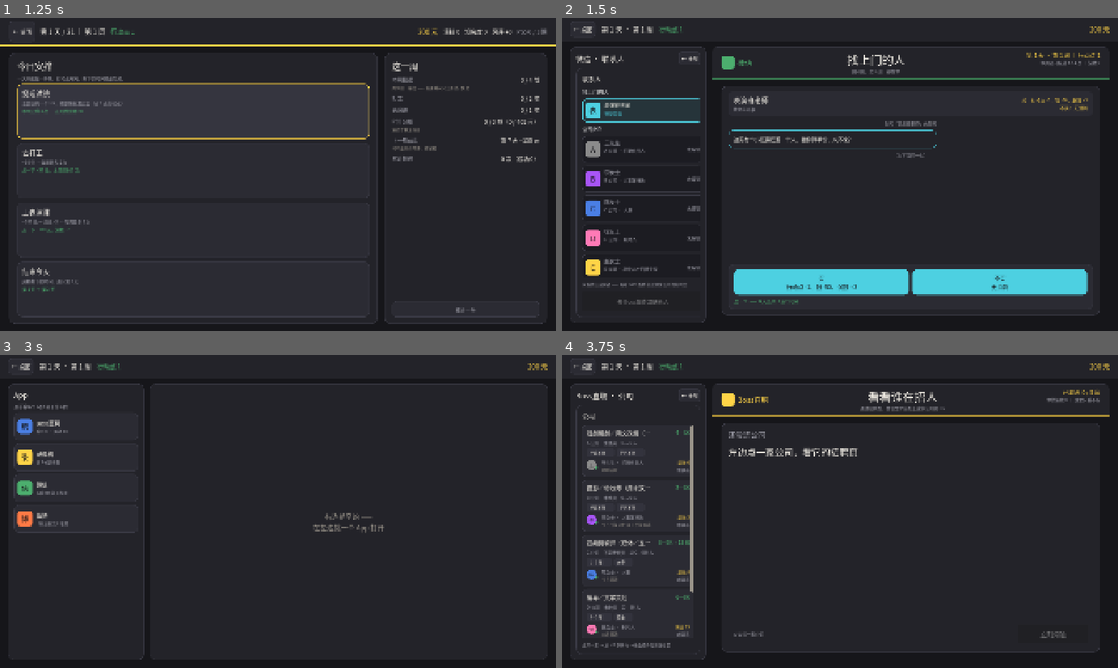
Above: before the commit, frames 1-4 (two rows, left to right).
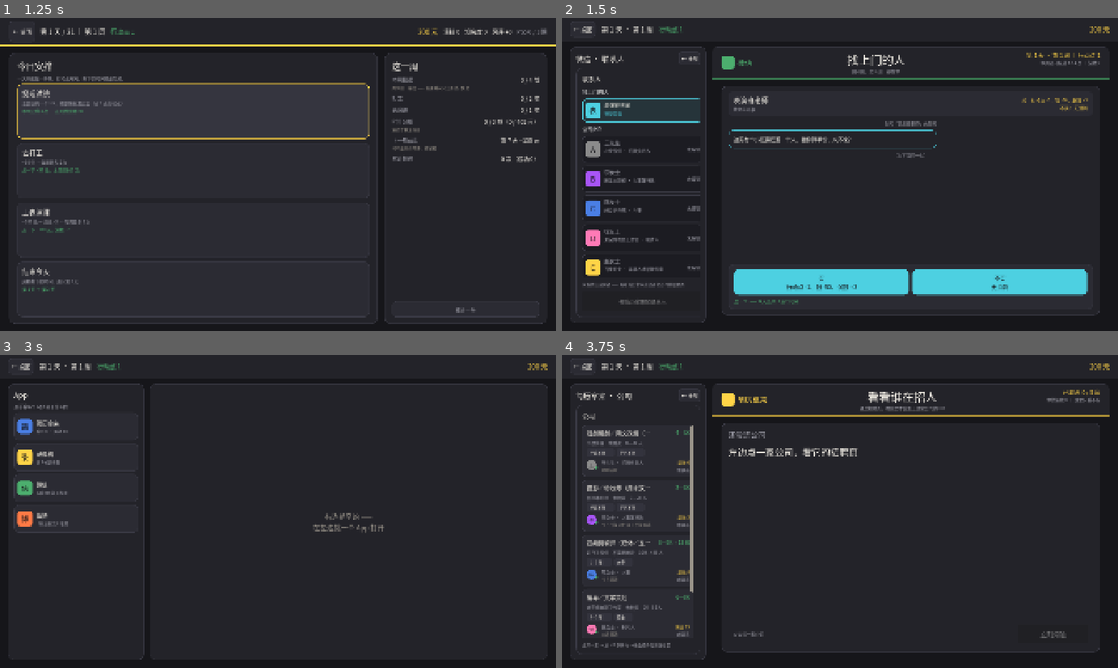
Above: after the commit, the same moments.

Repository: Ttixan/drama-queen
Game: Godot game, scene res://scenes/main_scene.tscn
The game is run twice, just before and just after one commit, with the same random seed, the same clock (stepped at 60 frames per second) and the same inputs.
Inputs (mouse positions are in pixels of both pictures, inside the frame that each line leads up to):
- Up to frame 1 (1.25 s): tap Enter at 0.5 s; drag from (83, 180) to (333, 105) at 0.52 s
- Up to frame 2 (1.5 s): click (756, 111) at 1.25 s
- Up to frame 3 (3 s): click "← 桌面" at 2 s; tap Space at 2.75 s; drag from (250, 564) to (250, 574) at 2.77 s
- Up to frame 4 (3.75 s): click (639, 426) at 3.52 s

Frame 1 is identical in both runs. In frame 2, 0.4% of the frame differs, in the area x 7-23%, y 42-92%; in frame 3, less than 0.1%; in frame 4, 0.7%, in the area x 2-69%, y 11-82%.

Commit message:
公司真名到位（小登传媒/剧是本影视/好日子传媒/未完成电影工作室/百象影业）；App 改名「简历拿来」

Diff:
--- a/data/companies/A.tres
+++ b/data/companies/A.tres
@@ -57,7 +57,7 @@
 script = ExtResource("4_3tmev")
 id = &"A"
 code = "A"
-display_name = "A 公司"
+display_name = "小登传媒"
 conditions = Array[ExtResource("1_3n4am")]([SubResource("Resource_04nrh")])
 roles = Array[ExtResource("3_m8ys4")]([SubResource("Resource_v0kqa"), SubResource("Resource_7afj1"), SubResource("Resource_sgog3")])
 extra_payout = 40
@@ -82,7 +82,7 @@
 薪资：底薪＋过稿提成，多写多得。
 上班时间：9:00 上班，21—23 点下班，不需要倒班。"
 posting_note = "模板里的人名请替换干净，上个月有三部剧认了同一个爹。"
-hint = "A 厂什么都收。别全程一张臭脸就行 —— 他们自己也知道片子烂，不挑。"
+hint = "小登传媒什么都收。别全程一张臭脸就行 —— 他们自己也知道片子烂，不挑。"
 hr_name = "王先生"
 hr_title = "招聘负责人"
 hr_status = "刚刚活跃"
--- a/data/companies/B.tres
+++ b/data/companies/B.tres
@@ -63,7 +63,7 @@
 script = ExtResource("4_6htcd")
 id = &"B"
 code = "B"
-display_name = "B 公司"
+display_name = "剧是本影视"
 tier = 1
 acting_threshold = 3
 conditions = Array[ExtResource("1_bgd73")]([SubResource("Resource_13sw3"), SubResource("Resource_cdox5")])
@@ -92,7 +92,7 @@
 下午茶、生日会、不定期旅游。
 工作时间 9:00—18:00，周末大小休，拍摄时配合项目。
 能接受再沟通。上来就问工资多少、几点下班的，我不知道怎么带你。"
-hint = "B 公司要个讨喜的新人。笑一个就行 —— 但别笑里带火气。"
+hint = "剧是本影视要个讨喜的新人。笑一个就行 —— 但别笑里带火气。"
 hr_name = "李女士"
 hr_title = "人事兼行政"
 hr_status = "今日回复 10+ 次｜回复率高"
--- a/data/companies/C.tres
+++ b/data/companies/C.tres
@@ -62,7 +62,7 @@
 script = ExtResource("4_w6wuu")
 id = &"C"
 code = "C"
-display_name = "C 公司"
+display_name = "好日子传媒"
 tier = 2
 acting_threshold = 8
 conditions = Array[ExtResource("1_gtl06")]([SubResource("Resource_d55ta"), SubResource("Resource_k0jyu")])
@@ -79,7 +79,7 @@
 posting_text = "岗位职责
 1. 负责商业短片及短剧的剪辑、调色、字幕与音效制作。
 2. 配合编导完成成片修改，整理归档项目素材。"
-hint = "C 公司嘴上说「纯真」。重点在纯 —— 掺一点别的情绪就不算数了。"
+hint = "好日子传媒嘴上说「纯真」。重点在纯 —— 掺一点别的情绪就不算数了。"
 hr_name = "陈女士"
 hr_title = "人事"
 hr_status = "今日活跃"
--- a/data/companies/D.tres
+++ b/data/companies/D.tres
@@ -62,7 +62,7 @@
 script = ExtResource("4_f6nd1")
 id = &"D"
 code = "D"
-display_name = "D 公司"
+display_name = "未完成电影工作室"
 tier = 3
 acting_threshold = 15
 conditions = Array[ExtResource("1_0lt77")]([SubResource("Resource_711sn"), SubResource("Resource_p6y5r")])
@@ -79,7 +79,7 @@
 posting_text = "关于我们
 我们相信影像仍然能够呈现人的处境，也愿意为一个人物的沉默留出时间。
 团队专注于具有文学性和作者表达的中短篇影像。寻找有审美判断、有人文关怀，愿意认真完成作品的创作者。"
-hint = "D 公司要「幻灭」。第一帧还亮着，最后一帧得暗下去 —— 一路滑下来，不是中间掉头。"
+hint = "未完成电影工作室要「幻灭」。第一帧还亮着，最后一帧得暗下去 —— 一路滑下来，不是中间掉头。"
 hr_name = "徐女士"
 hr_title = "制片人"
 hr_status = "本周活跃"
--- a/data/companies/E.tres
+++ b/data/companies/E.tres
@@ -68,7 +68,7 @@
 script = ExtResource("4_r4b8a")
 id = &"E"
 code = "E"
-display_name = "E 公司"
+display_name = "百象影业"
 tier = 4
 acting_threshold = 20
 conditions = Array[ExtResource("1_1q5vd")]([SubResource("Resource_dk8u0"), SubResource("Resource_ya4v8"), SubResource("Resource_ubwe2")])
@@ -106,7 +106,7 @@
 生日当天可提前一小时下班，经直属负责人审批后执行。
 集团已有超过一万名同事选择与我们共同成长。
 期待同样不甘平凡的你。"
-hint = "E 厂要「反转」。中间那下得掉头 —— D 家那种慢慢滑下来的，他们看不上。"
+hint = "百象影业要「反转」。中间那下得掉头 —— 未完成电影工作室那种慢慢滑下来的，他们看不上。"
 hr_name = "赵女士"
 hr_title = "高级人才招聘专家"
 hr_status = "刚刚活跃｜今日回复 100+ 次"
--- a/scenes/apps/boss.tscn
+++ b/scenes/apps/boss.tscn
@@ -57,7 +57,7 @@
 
 [node name="BrandText" type="Label" parent="Page/TopBar/TopMargin/TopRow/BrandRow"]
 layout_mode = 2
-text = "Boss直聘"
+text = "简历拿来"
 vertical_alignment = 1
 
 [node name="TopCenter" type="VBoxContainer" parent="Page/TopBar/TopMargin/TopRow"]
--- a/scenes/apps/wechat.tscn
+++ b/scenes/apps/wechat.tscn
@@ -142,7 +142,7 @@
 [node name="GoBossButton" type="Button" parent="Page/BodyWrap/Body/ContactsPanel/ContactsMargin/ContactsBox"]
 custom_minimum_size = Vector2(0, 68)
 layout_mode = 2
-text = "去 Boss直聘 加联系人"
+text = "去简历拿来加联系人"
 
 [node name="ChatPanel" type="PanelContainer" parent="Page/BodyWrap/Body"]
 layout_mode = 2
--- a/scripts/apps/app_catalog.gd
+++ b/scripts/apps/app_catalog.gd
@@ -8,10 +8,13 @@
 ## `mark` 是图标里的那个字。**必须显式写死**：按名字取首字会让「微信」和「微博」
 ## 都显示「微」，两个图标长得一模一样。
 ##
+## 【对外名 vs 内部名】界面上它叫**「简历拿来」**（Boss直聘 的戏仿名），
+## 而代码与文件仍沿用 `boss` 这套内部名 —— 少一层无谓的改动，两边靠这条注释对上。
+##
 ## `hint` 是**悬浮时显示的作用** —— 手机屏左栏拿它当说明文字，
 ## 所以它得是一句人话（「私聊 HR 就是投递」），不是标签。
 const APPS: Array[Dictionary] = [
-	{"name": "Boss直聘", "mark": "聘", "scene": "res://scenes/apps/boss.tscn",
+	{"name": "简历拿来", "mark": "简", "scene": "res://scenes/apps/boss.tscn",
 		"color": UiPalette.BOSS, "hint": "看公司 · 解锁 HR"},
 	{"name": "录像机", "mark": "录", "scene": "res://scenes/minigame/recorder.tscn",
 		"color": UiPalette.ACCENT, "hint": "拼 3 帧表情包"},
--- a/scripts/apps/boss_app.gd
+++ b/scripts/apps/boss_app.gd
@@ -1,5 +1,8 @@
 extends Control
-## Boss直聘 —— 三层：公司列表 → 招聘详情 → 初次沟通（聊天）
+## 「简历拿来」（内部名 Boss直聘）—— 三层：公司列表 → 招聘详情 → 初次沟通（聊天）
+##
+## 【对外名 vs 内部名】界面上它叫**「简历拿来」**（Boss直聘 的戏仿名），
+## 而代码、场景与文件名仍沿用 `boss` 这套内部名 —— 靠这条注释两边对上。
 ##
 ## 【它的产出只有一个】让微信里多一个联系人。玩家**不在这里求职**（决策 1.4）：
 ## 「看」与「投」要分开 —— 投递花行动点（全局 21 点），看不用。混在一起玩家会以为投递免费。
@@ -152,7 +155,7 @@
 
 
 func sidebar_title() -> String:
-	return "Boss直聘 · 公司"
+	return "简历拿来 · 公司"
 
 
 # ============================================================
--- a/scripts/apps/wechat_app.gd
+++ b/scripts/apps/wechat_app.gd
@@ -552,7 +552,7 @@
 	for co: CompanyData in _companies:
 		if not Game.is_hr_unlocked(co.code):
 			locked += 1
-	_contacts_hint.text = "灰色的还没解锁 —— 先在 Boss直聘 逛过那家公司的招聘页" if locked > 0 else "五家都聊上了"
+	_contacts_hint.text = "灰色的还没解锁 —— 先在简历拿来逛过那家公司的招聘页" if locked > 0 else "五家都聊上了"
 
 
 func _refresh_header() -> void:
@@ -579,7 +579,7 @@
 	if _current == null:
 		return "先在左边挑一个联系人"
 	if not Game.is_hr_unlocked(_current.code):
-		return "还没加上 %s 的 HR —— 点下面「去 Boss直聘」看它的招聘页" % _current.code
+		return "还没加上 %s 的 HR —— 点下面「简历拿来」看它的招聘页" % _current.code
 	if _pending == null:
 		return "还没有表情包 —— 点「去录像机」拼一段 3 帧的"
 	if _role == null:
@@ -759,12 +759,12 @@
 		_rebuild_event_chat()
 		return
 	if _current == null:
-		_add_note("还没有联系人 —— 点下面「去 Boss直聘」看一家公司的招聘页，就能加上它的 HR")
+		_add_note("还没有联系人 —— 点下面「简历拿来」看一家公司的招聘页，就能加上它的 HR")
 		return
 
 	var unlocked := Game.is_hr_unlocked(_current.code)
 	if not unlocked:
-		_add_note("你还没在 Boss直聘 上看过 %s 的招聘页，微信里加不上这位 HR" % _current.code)
+		_add_note("你还没在简历拿来看过 %s 的招聘页，微信里加不上这位 HR" % _current.code)
 		return
 
 	# 口味线索：隐藏公式下的学习通道。**正本在 Boss直聘 的招聘页上**
--- a/scripts/core/daily_actions.gd
+++ b/scripts/core/daily_actions.gd
@@ -40,7 +40,7 @@
 	# 【为什么在核心层也拦一道】决策 12 是玩法规则，不是界面规则 ——
 	# 只写在界面里的话，界面漏判一次就等于规则失效。
 	if not state.is_hr_unlocked(company.code):
-		return rejected("还没加上 %s 的 HR（先去 Boss直聘 逛一圈）" % company.code)
+		return rejected("还没加上 %s 的 HR（先去简历拿来逛一圈）" % company.code)
 	if state.submissions_this_week >= GameState.MAX_SUBMIT_PER_WEEK:
 		return rejected("本周投递次数已用完（上限 %d）" % GameState.MAX_SUBMIT_PER_WEEK)
 	if not state.spend_ap(company.ap_cost):
--- a/tools/gen_data.gd
+++ b/tools/gen_data.gd
@@ -326,39 +326,39 @@
 func _company_specs() -> Array[Dictionary]:
 	return [
 		{
-			"code": "A", "display_name": "A 公司", "tier": CompanyData.Tier.A_LOW,
+			"code": "A", "display_name": "小登传媒", "tier": CompanyData.Tier.A_LOW,
 			"threshold": 0, "extra_payout": 40,
 			"conditions": _conds([
 				# L0 教学关：只要求「情绪别打架」。玩家在 A 学到的第一课是「一致」。
 				_cond(AuditionCondition.Type.NO_EMOTION, Emotion.Kind.ANGER, 0.0, 1.0, 0, true),
 			]),
-			"hint": "A 厂什么都收。别全程一张臭脸就行 —— 他们自己也知道片子烂，不挑。",
+			"hint": "小登传媒什么都收。别全程一张臭脸就行 —— 他们自己也知道片子烂，不挑。",
 			"hr_name": "王先生", "hr_title": "招聘负责人",
 		},
 		{
-			"code": "B", "display_name": "B 公司", "tier": CompanyData.Tier.B_SMALL,
+			"code": "B", "display_name": "剧是本影视", "tier": CompanyData.Tier.B_SMALL,
 			"threshold": 3, "extra_payout": 64,
 			"conditions": _conds([
 				# L1 单情绪命中：教「情绪是能被识别的」
 				_cond(AuditionCondition.Type.HAS_EMOTION, Emotion.Kind.JOY, 1.0, 2.0, 0, true),
 				_cond(AuditionCondition.Type.NO_EMOTION, Emotion.Kind.ANGER, 0.0, 1.0),
 			]),
-			"hint": "B 公司要个讨喜的新人。笑一个就行 —— 但别笑里带火气。",
+			"hint": "剧是本影视要个讨喜的新人。笑一个就行 —— 但别笑里带火气。",
 			"hr_name": "李女士", "hr_title": "人事兼行政",
 		},
 		{
-			"code": "C", "display_name": "C 公司", "tier": CompanyData.Tier.C_COMMERCIAL,
+			"code": "C", "display_name": "好日子传媒", "tier": CompanyData.Tier.C_COMMERCIAL,
 			"threshold": 8, "extra_payout": 80,
 			"conditions": _conds([
 				# L2 情绪纯度：教「克制」。注意是纯，不是多。
 				_cond(AuditionCondition.Type.DOMINANT_EMOTION, Emotion.Kind.JOY, 0.0, 2.0, 0, true),
 				_cond(AuditionCondition.Type.PURITY_MIN, Emotion.Kind.JOY, 0.55, 1.0),
 			]),
-			"hint": "C 公司嘴上说「纯真」。重点在**纯** —— 掺一点别的情绪就不算数了。",
+			"hint": "好日子传媒嘴上说「纯真」。重点在**纯** —— 掺一点别的情绪就不算数了。",
 			"hr_name": "陈女士", "hr_title": "人事",
 		},
 		{
-			"code": "D", "display_name": "D 公司", "tier": CompanyData.Tier.D_ARTHOUSE,
+			"code": "D", "display_name": "未完成电影工作室", "tier": CompanyData.Tier.D_ARTHOUSE,
 			"threshold": 15, "extra_payout": 96,
 			"conditions": _conds([
 				# L3 曲线形态：教「表演弧线」。要的是滑落，不是掉头。
@@ -366,11 +366,11 @@
 						AuditionCondition.Trend.DECREASING, true),
 				_cond(AuditionCondition.Type.LAST_FRAME_EMOTION, Emotion.Kind.SORROW, 0.0, 1.0),
 			]),
-			"hint": "D 公司要「幻灭」。第一帧还亮着，最后一帧得暗下去 —— 一路滑下来，不是中间掉头。",
+			"hint": "未完成电影工作室要「幻灭」。第一帧还亮着，最后一帧得暗下去 —— 一路滑下来，不是中间掉头。",
 			"hr_name": "徐女士", "hr_title": "制片人",
 		},
 		{
-			"code": "E", "display_name": "E 公司", "tier": CompanyData.Tier.E_MAJOR,
+			"code": "E", "display_name": "百象影业", "tier": CompanyData.Tier.E_MAJOR,
 			# 【门槛为什么是 20，而不是文档里写的 25】Day 2 数值模拟器实测推翻了那个数：
 			# 演技的增量在**周末结算**时才兑现（决策 1.5），所以每一周**之内**演技是冻结的。
 			# 玩家在任何一个可投递时刻能有的演技上限是 **21**（7 → 18 → 21，见 1.11 第 10 条）。
@@ -384,7 +384,7 @@
 				_cond(AuditionCondition.Type.PURITY_MIN, Emotion.Kind.JOY, 0.55, 1.0),
 				_cond(AuditionCondition.Type.NO_EMOTION, Emotion.Kind.ANGER, 0.0, 1.0),
 			]),
-			"hint": "E 厂要「反转」。中间那下得**掉头** —— D 家那种慢慢滑下来的，他们看不上。",
+			"hint": "百象影业要「反转」。中间那下得**掉头** —— 未完成电影工作室那种慢慢滑下来的，他们看不上。",
 			"hr_name": "赵女士", "hr_title": "高级人才招聘专家",
 		},
 	]
--- a/tools/test_boss.gd
+++ b/tools/test_boss.gd
@@ -72,7 +72,7 @@
 	_check("选中了 A", _app._current.code, "A")
 	_check("看招聘页不解锁", _game.is_hr_unlocked("A"), false)
 	_check("一条解锁事件都没发", _unlock_events.size(), 0)
-	_check("公司名渲染出来", _app._company_name.text, "A 公司")
+	_check("公司名渲染出来", _app._company_name.text, "小登传媒")
 	_check("定位渲染出来", _app._company_tagline.text, _md_tagline("A"))
 	_check("职位渲染出来", _app._job_title.text, CompanyLibrary.by_code("A").position_title)
 	_check("详情渲染出来",
@@ -190,7 +190,7 @@
 	print("")
 	print("[10] 与手机屏的接口：左栏公司列表 + 「去微信聊」")
 	_check("交得出公司列表（手机屏的左栏）", _app.take_sidebar().name, "ListPanel")
-	_check("左栏标题", _app.sidebar_title(), "Boss直聘 · 公司")
+	_check("左栏标题", _app.sidebar_title(), "简历拿来 · 公司")
 	var req: Array[String] = []
 	_app.open_app_requested.connect(func(p: String) -> void: req.append(p))
 	_app._chat_to_wechat.pressed.emit()
--- a/tools/test_wechat.gd
+++ b/tools/test_wechat.gd
@@ -64,7 +64,7 @@
 
 	var locked: Dictionary = _game.submit_audition(flat, a, extra)
 	_check("未解锁的 HR 投不出去", locked["rejected"], true)
-	_check("未解锁的原因说清楚了", "Boss直聘" in locked["fail_reasons"][0], true)
+	_check("未解锁的原因说清楚了", "简历拿来" in locked["fail_reasons"][0], true)
 	_check("被拦下不扣行动点", _game.state.ap_left_today, GameState.AP_PER_DAY)
 	_check("被拦下不记履历", _game.state.history.size(), 0)
 
Not shown, changed: data/companies/A_烂片小厂.md
Not shown, changed: data/companies/B_小公司.md
Not shown, changed: data/companies/C_商业片.md
Not shown, changed: data/companies/D_文艺公司.md
Not shown, changed: data/companies/E_上市大厂.md
Not shown, changed: data/mails/A.md
Not shown, changed: data/mails/B.md
Not shown, changed: data/mails/C.md
Not shown, changed: data/mails/D.md
Not shown, changed: data/mails/E.md
Not shown, changed: docs/进度.md
